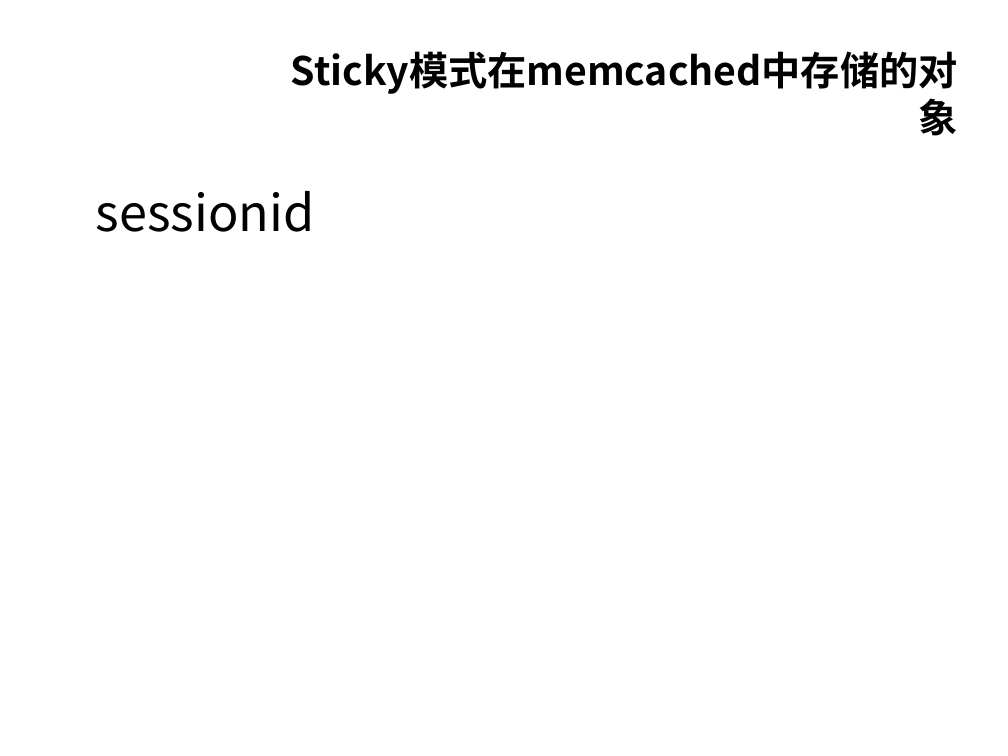
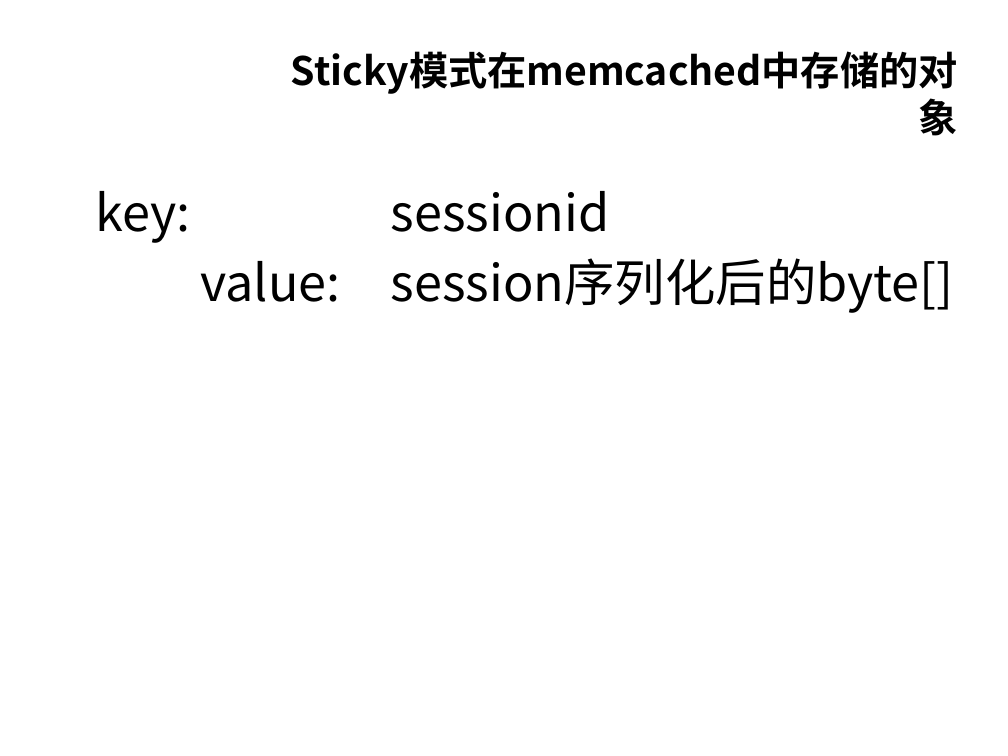
Before and after one commit to fusioncop/tomcat-session-mem, a slide deck: slide 10 of cache/WebRoot/doc/ppt/系统安全管理.ppt. Drawn at 1008x756 pixels with LibreOffice and Linux fonts; fonts in the diff are those of the drawing; background and template pictures are left out. Boxes give left, top, right and bottom in pixels: in the first picture for what was removed or moved away, otherwise in the second. Text is boxed around its words. In the diff, an @@ line names an element or a change of style, - is before the commit and + after.

```diff
--- a/cache/WebRoot/doc/ppt/系统安全管理.ppt
+++ b/cache/WebRoot/doc/ppt/系统安全管理.ppt
@@ text at box(96, 191, 954, 313): text changed @@
-sessionid
+key: sessionid
+value: session序列化后的byte[]
```
Also in this commit, not shown: 2 other slides changed, 1 slide added, 2 slides removed, 2 other files.
